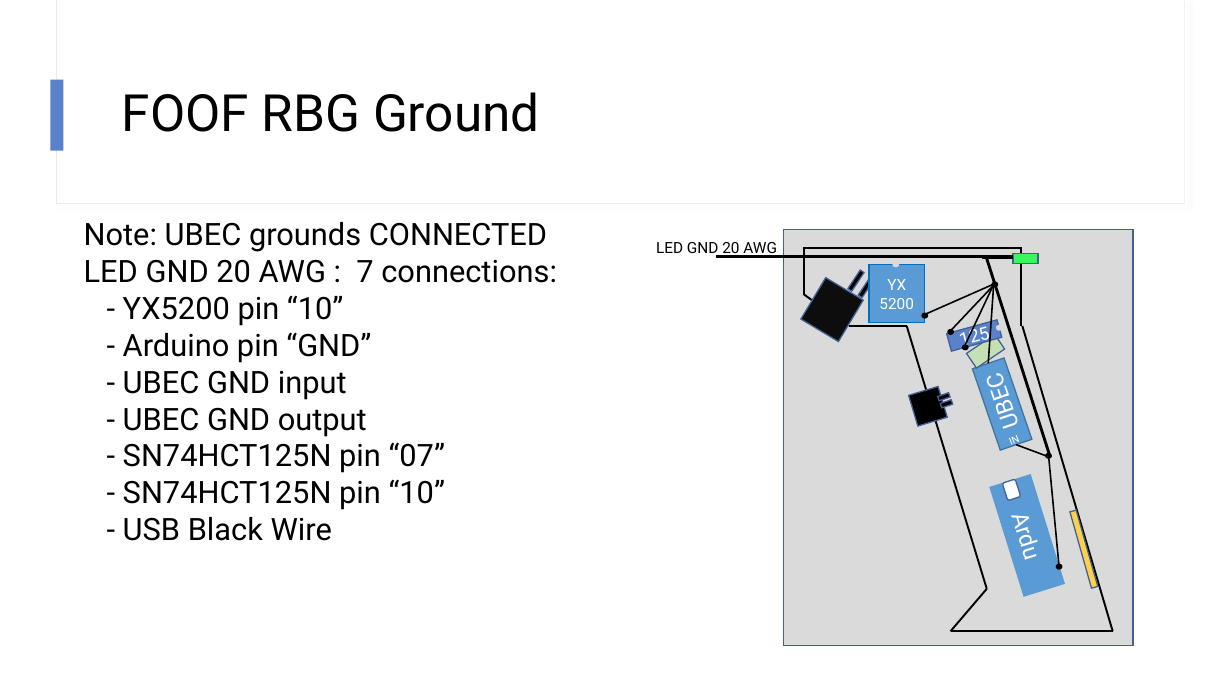
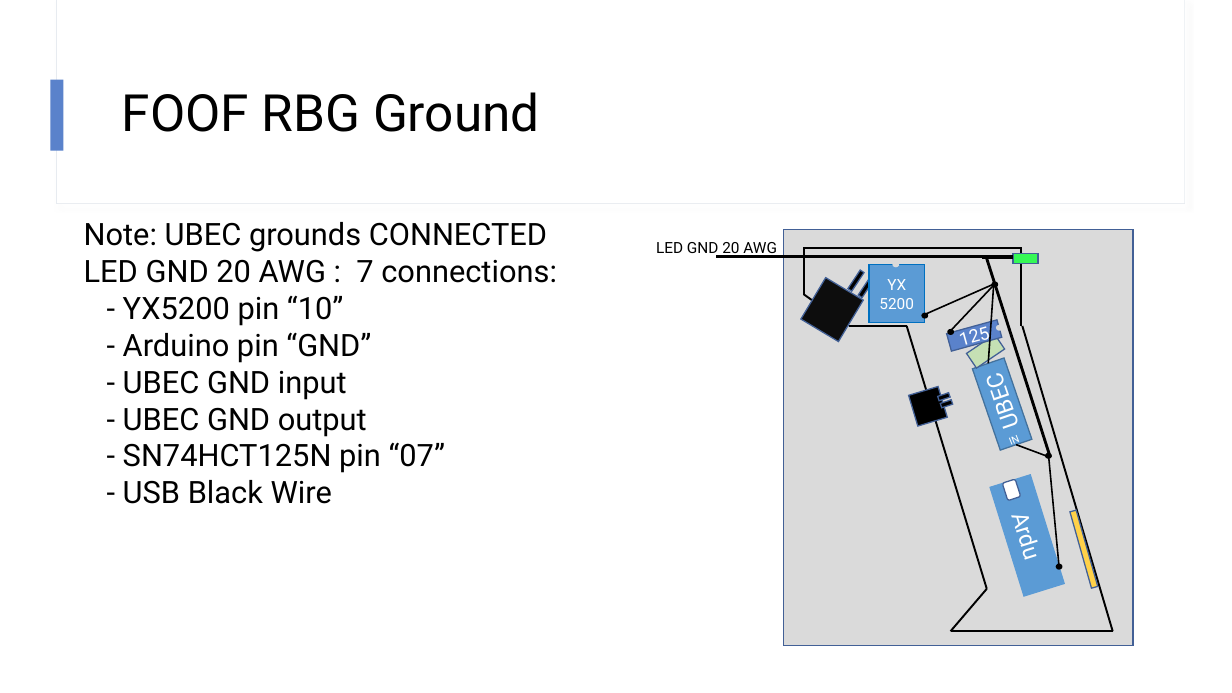
Before and after one commit to Mark-MDO47/RubberBandGun, a slide deck: slide 4 of FOOF_RBG_Wiring.pptx. Drawn at 1232x693 pixels with LibreOffice and Linux fonts; fonts in the diff are those of the drawing. Boxes give left, top, right and bottom in pixels: in the first picture for what was removed or moved away, otherwise in the second. Text is boxed around its words. In the diff, an @@ line names an element or a change of style, - is before the commit and + after.

```diff
--- a/FOOF_RBG_Wiring.pptx
+++ b/FOOF_RBG_Wiring.pptx
@@ line removed from (965, 347) to (995, 282) @@
@@ ellipse removed at (x1=963, y1=345, x2=969, y2=349) @@
@@ text at (x1=123, y1=479, x2=446, y2=510): paragraph removed @@
-- SN74HCT125N pin “10”
```
Also in this commit, not shown: 2 other slides changed, 1 other file.
